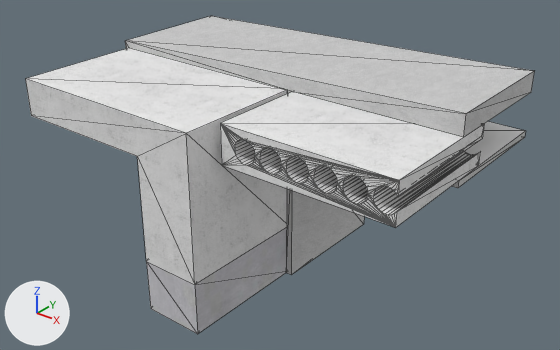
Before and after pictures for a commit that changed the glTF model building-node/public/models/roof-drainage/roof-drainage.glb.
Both versions are drawn from a 50 mm lens placed at (3.3, -4.5, 2.88), pointed at (0.1, -0.5, 0.41). The axes (+X, +Y, +Z) are drawn at lower left. The lights are the same throughout. The older version comes first. Both versions are drawn at frame 43 of the action '02Action'; the numbers are the values there. Mesh edges are drawn as thin lines.

Names of what the first picture shows: '01', '02', '03'.
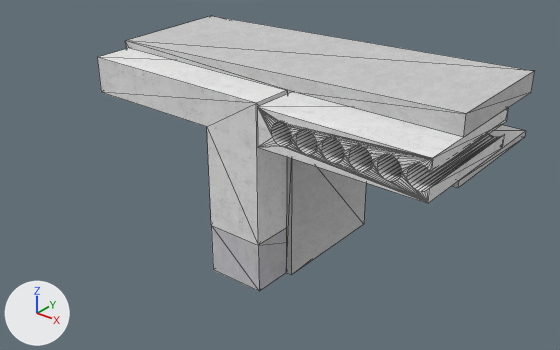
Boxes (x1, y1, x2, y2) around the edits, measured in the pictures (560 x 350 px):
'02', moved
    before: (26, 48, 287, 334)
    after: (97, 48, 287, 291)
'03', moved
    before: (220, 92, 484, 227)
    after: (257, 92, 508, 203)

What the commit changed:
Object '03' (ob_03) moves from (0.934, -0.776, 0.956) to (0.934, -0.422, 0.956).
Object '02' (ob_02) moves from (-0.367, -1.018, 0.39) to (-0.367, -0.373, 0.39).
